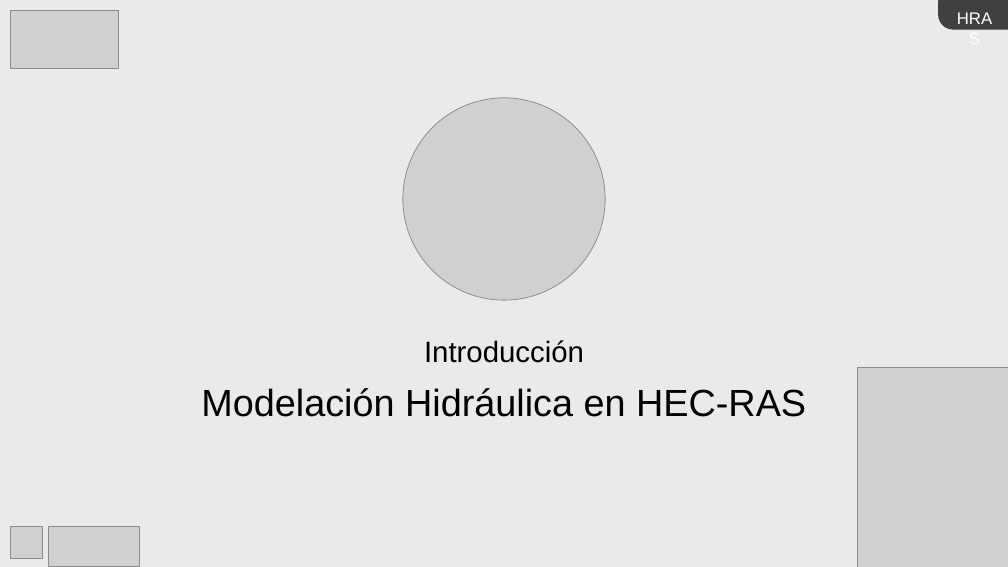
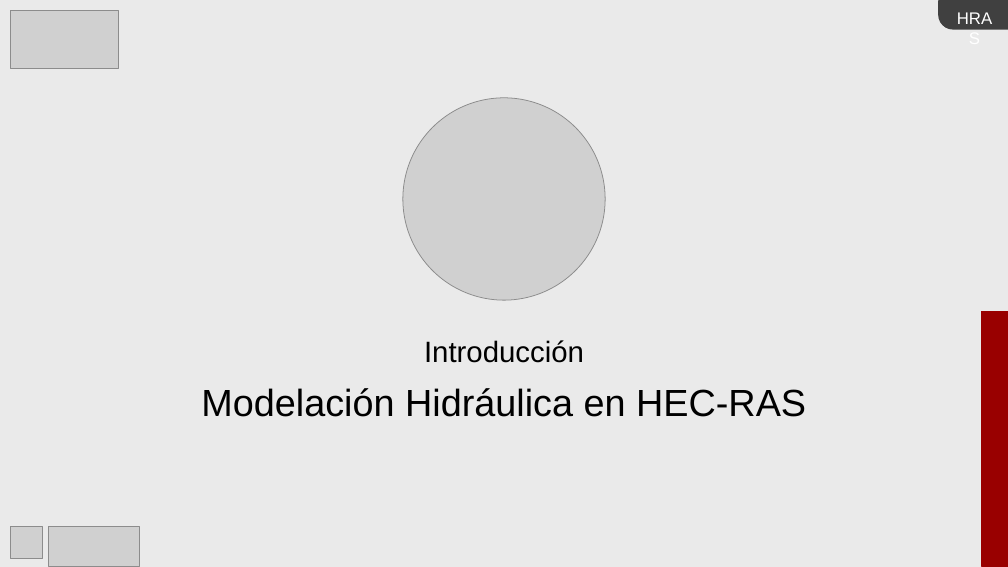
Before and after one commit to juanrodace/J.HRAS, a slide deck: slide 1 of Section01/Introduction/Introduccion_v0.pptx. Drawn at 1008x567 pixels with LibreOffice and Linux fonts; fonts in the diff are those of the drawing; grey boxes stand for pictures. Boxes give left, top, right and bottom in pixels: in the first picture for what was removed or moved away, otherwise in the second. Text is boxed around its words. In the diff, an @@ line names an element or a change of style, - is before the commit and + after.

```diff
--- a/Section01/Introduction/Introduccion_v0.pptx
+++ b/Section01/Introduction/Introduccion_v0.pptx
@@ rectangle added at (x1=982, y1=312, x2=1008, y2=566), fill #990000, outline #990000 1.25 pt @@
@@ picture removed at (x1=858, y1=368, x2=1008, y2=567) @@
```
Also in this commit, not shown: 10 other slides changed, 1 slide removed, 5 other files.
